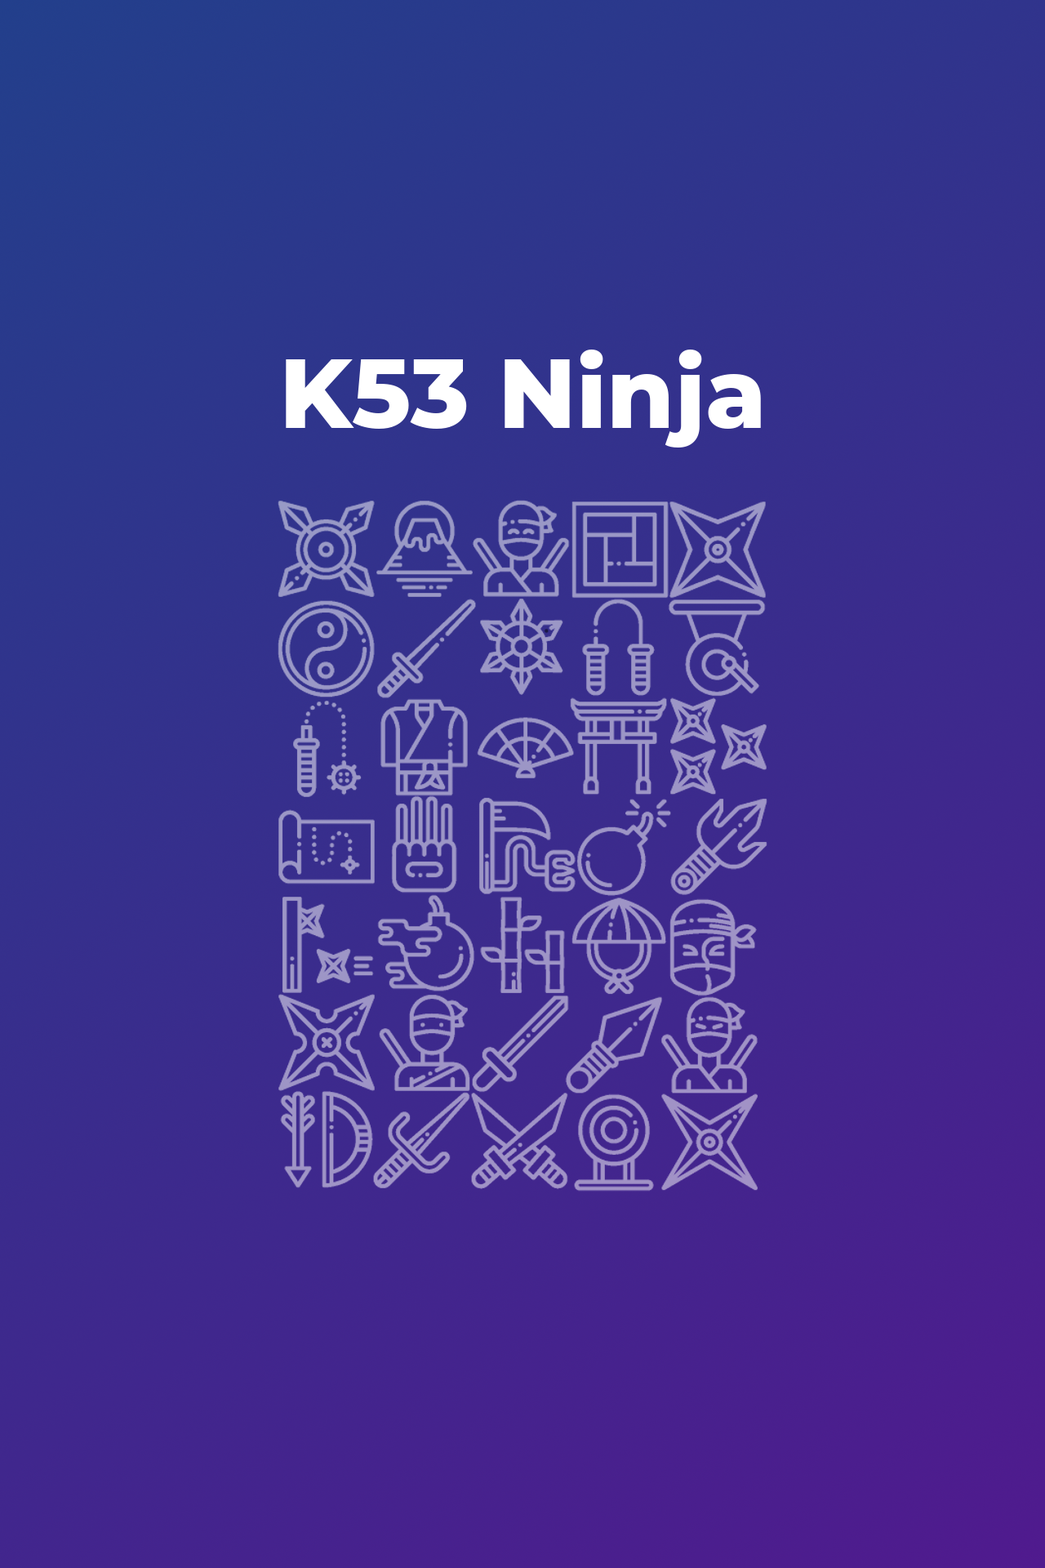
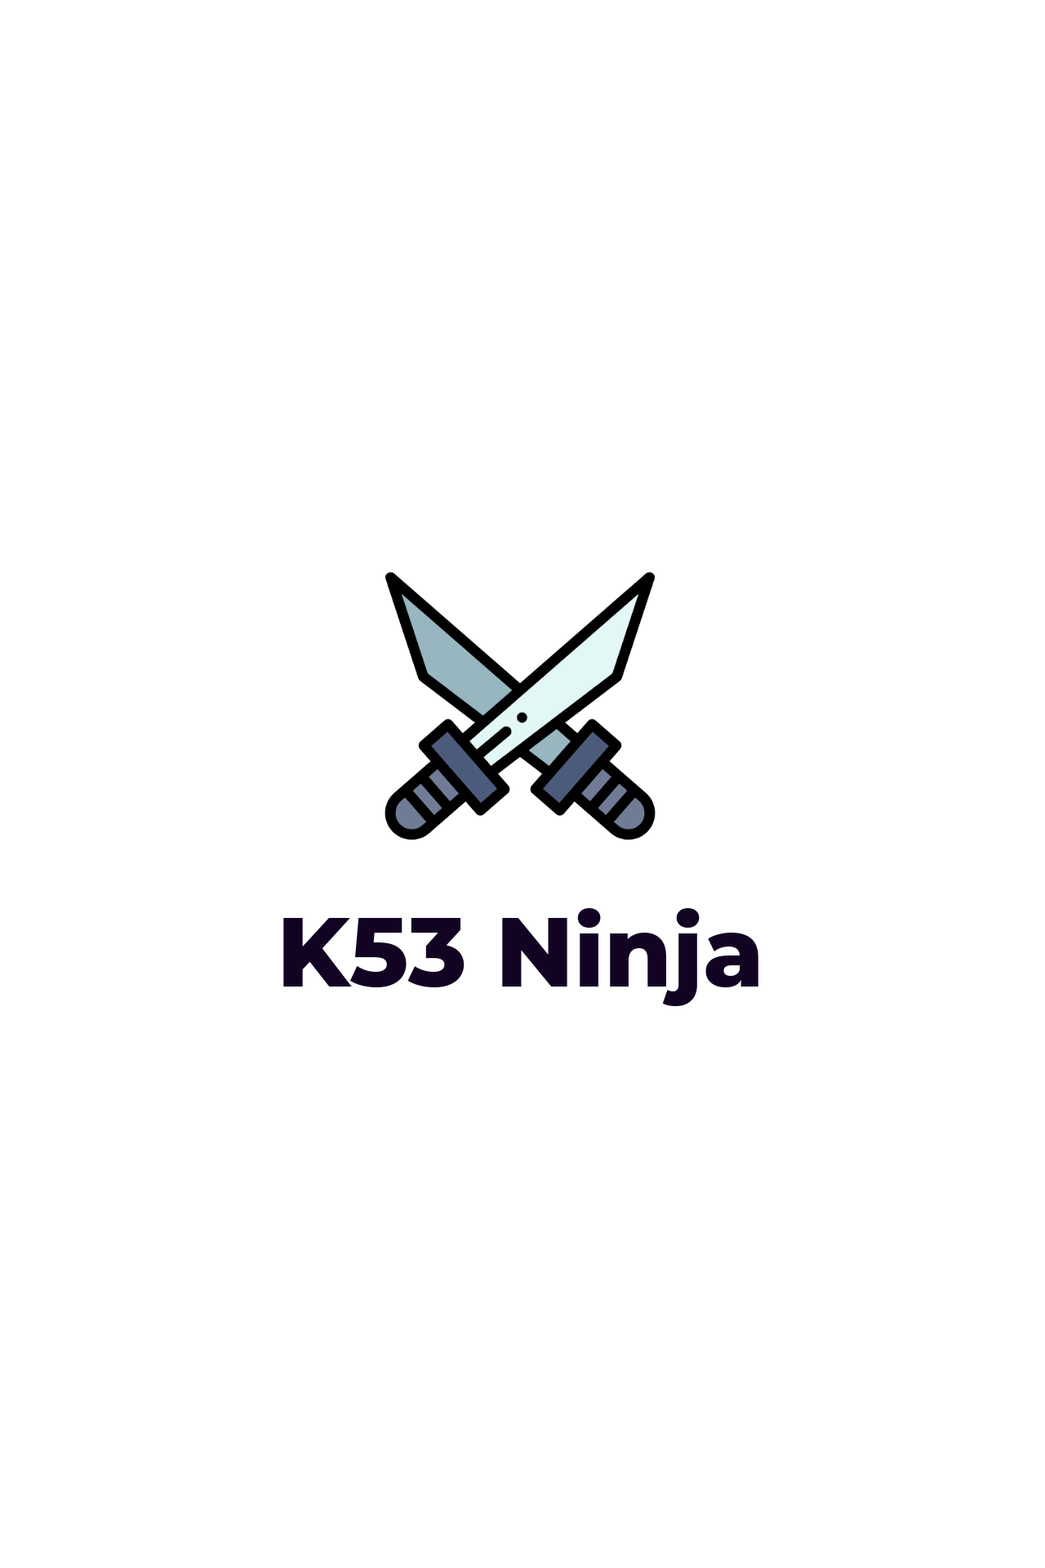
The second 1045×1568 image is a revision of the first. Changes to its layers:
painted on "K53 Ninja" over [283, 349, 762, 1007]
renamed "IconCollection.png" to "018-katana-1.svg", opacity 50% → 100%, painted on it over [277, 499, 768, 1192]
painted on "1" over [0, 0, 1045, 1568]